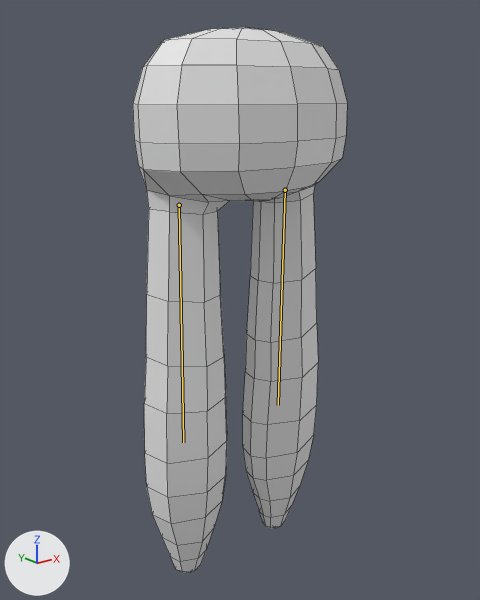
The FBX model Assets/Models/tallfresno.fbx, before and after one commit.
The view is the same before and after, from a camera (50 mm lens) standing at (-5.77, -7.11, 7.31) and looking at (0.06, 0.17, 4.4). The axes (+X, +Y, +Z) are drawn at lower left. The lights are the same throughout. The bones that change are drawn over the model as lines. Mesh edges are drawn as thin lines.
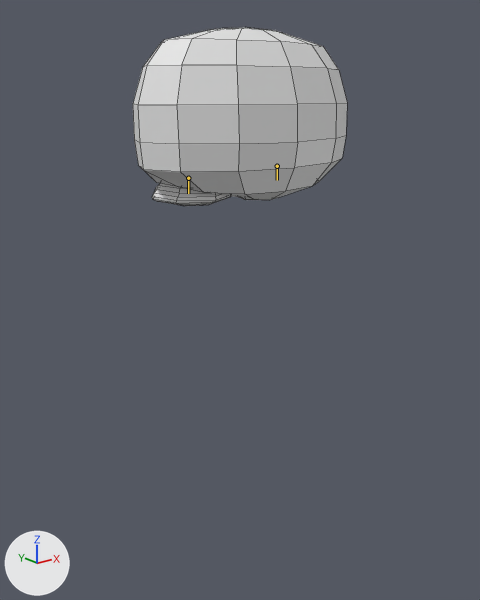
The newer file adds an action. The first version stands in its rest pose; the second is drawn at frame 29 of the action 'Armature.001Action.002'.

Edits to the scene script, one JSON object a line:
```json
{"block": "bone_bone", "where": "bone_bone = bpy.data.objects['Armature.001'].pose.bones['Bone']"}
{"op": "set", "path": "bone_bone.location", "old": "(0.0, 0.0, 0.0)", "new": "(-0.16, -0.37, 0.01)"}
{"op": "set", "path": "bone_bone.scale", "old": "(1.0, 1.0, 1.0)", "new": "(0.83, 0.06, 1.0)"}
{"block": "bone_bone_003", "where": "bone_bone_003 = bpy.data.objects['Armature.001'].pose.bones['Bone.003']"}
{"op": "set", "path": "bone_bone_003.location", "old": "(0.0, 0.0, 0.0)", "new": "(0.17, -0.34, 0.01)"}
{"op": "set", "path": "bone_bone_003.scale", "old": "(1.0, 1.0, 1.0)", "new": "(0.83, 0.06, 1.0)"}
```

Boxes [x1, y1, x2, y2] around the edits, measured in the pictures (480 x 600 px):
```json
{"object": "Sphere.001", "change": "posed", "before": [133, 27, 347, 573], "after": [133, 27, 347, 206], "on screen": "67% shorter"}
{"bone": "Bone", "before": "(285, 190) to (278, 405)", "after": "(277, 166) to (277, 180)"}
{"bone": "Bone.003", "before": "(179, 205) to (183, 442)", "after": "(188, 178) to (188, 193)"}
```
